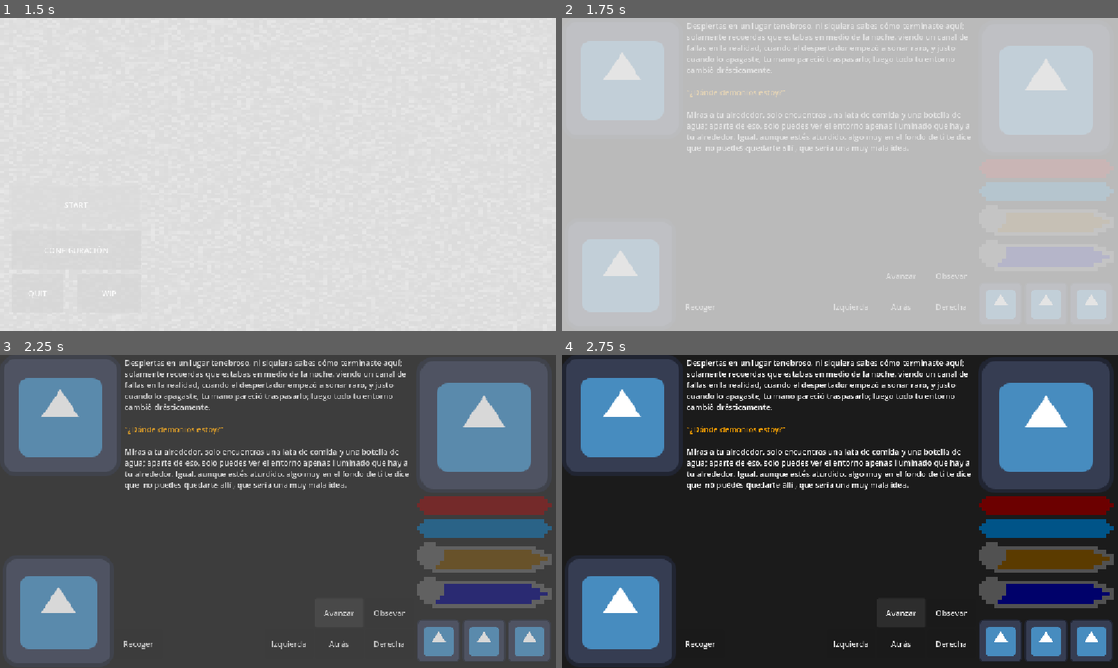
Above: before the commit, frames 1-4 (two rows, left to right).
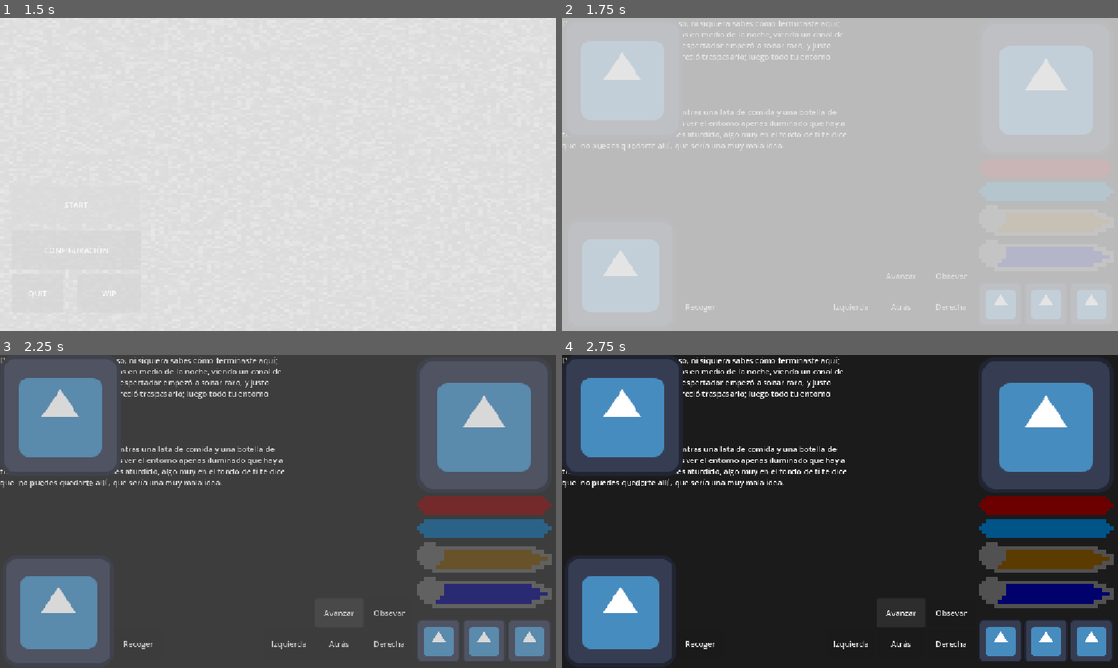
Above: after the commit, the same moments.

Repository: Unnamed-001/liminal-space
Game: Godot game, scene res://Escenas/Inicio.tscn
The game is run twice, just before and just after one commit, with the same random seed, the same clock (stepped at 60 frames per second) and the same inputs. The engine's default icon, where the game draws it, is replaced by a stand-in: a white triangle on a blue panel in a dark square.
Inputs:
- Up to frame 1 (1.5 s): click "START" at 0.5 s; click "START" at 1.25 s
- Up to frame 2 (1.75 s): no input
- Up to frame 3 (2.25 s): click "Avanzar" at 2 s
- Up to frame 4 (2.75 s): no input

Frame 1 is identical in both runs. In frame 2, 3.1% of the frame differs, in the area x 0-74%, y 0-44%; in frame 3, 4.9%; in frame 4, 5.2%.
Error after the commit: Trying to return an array of type "Array" where expected return type is "Array[MonsterDB]". (res://Scripts/Vault.gd:108)

Commit message:
un poco de actualizaciones a la fuente

Diff:
--- a/Escenas/MainGame.tscn
+++ b/Escenas/MainGame.tscn
@@ -27,10 +27,9 @@
 
 [node name="stage" type="RichTextLabel" parent="." unique_id=1361304489]
 layout_mode = 0
-offset_left = 258.0
-offset_top = 4.0
-offset_right = 864.0
-offset_bottom = 422.0
+offset_top = -1.0
+offset_right = 606.0
+offset_bottom = 417.0
 bbcode_enabled = true
 text = "text text text text text text text text text text text text text text text text text text text text text text t …(1420 unchanged characters)…
 scroll_following = true
--- a/Scripts/GameMaster.gd
+++ b/Scripts/GameMaster.gd
@@ -1,7 +1,8 @@
 extends Node
 class_name GM
 
-enum special_case { DANGER_ZONE, RESTRICTED_AREA, DRAINING_AREA, POISION_AREA }
+
+enum special_case { DANGER_ZONE, RESTRICTED_AREA, DRAINING_AREA, POISON_AREA }
 
 signal ai_response(generated_text: String)
 
@@ -55,11 +56,39 @@
 		availableAI = false
 		print("¿Que es la IA? (Error de código: ", response_code, ")")
 
-func send_to_ai(action: String, last_location: String) -> void:
+# Actualiza la firma para recibir el turno actual
+func send_to_ai(action: String, last_location: String, current_turn: int = 0) -> void:
 	var headers = ["Content-Type: application/json"]
 
-	# Combinamos el context dentro del rol 'system' para que la API no colapse
-	var context_prompt = system_prompt + " Ultimo escenario del jugador: " + last_location
+	# Extraemos los nombres de los enemigos disponibles en el idioma del juego
+	var enemy_names = []
+	var lang = config["lang"]
+	for enemy in available_enemies:
+		if enemy.entity_name.has(lang):
+			enemy_names.append(enemy.entity_name[lang])
+		else:
+			enemy_names.append(enemy.entity_name.values()[0]) # Fallback
+
+	# Evaluamos la tensión para que la IA sepa si debe atacar ya
+	var tension = "Baja. Mantén la calma, solo genera paranoia."
+	if current_turn >= 3: tension = "Alta. Empieza a sugerir peligro inminente."
+	if current_turn >= 5: tension = "Crítica. DEBES sugerir un combate AHORA."
+
+	# El Modo Director
+	var director_prompt = """
+	INSTRUCCIÓN DE DIRECTOR:
+	Tensión actual del jugador: %s
+	Enemigos permitidos en esta zona (Máximo %d): %s.
+
+	TU RESPUESTA DEBE SER ESTRICTAMENTE UN JSON VÁLIDO CON ESTA ESTRUCTURA EXACTA:
+	{
+		"narrativa": "Tu descripción visceral del entorno y la respuesta a la acción...",
+		"combate_sugerido": true o false,
+		"enemigos_elegidos": ["Nombre enemigo 1"]
+	}
+	""" % [tension, max_enemies, ", ".join(enemy_names)]
+
+	var context_prompt = system_prompt + "\n" + director_prompt + "\nUltimo escenario: " + last_location
 
 	var body = {
 		"messages": [
@@ -71,7 +100,7 @@
 	}
 	var json_body = JSON.stringify(body)
 	http.request(url, headers, HTTPClient.METHOD_POST, json_body)
-	print("SENDING REQUEST TO AI...")
+	print("SENDING REQUEST TO AI WITH TENSION LEVEL: ", current_turn)
 
 @warning_ignore("unused_parameter")
 func receive_from_ai(result: int, response_code: int, headers: PackedStringArray, body: PackedByteArray) -> void:
@@ -101,6 +130,7 @@
 	"strength": 10.0,
 	"psique": 100.0
 }
+var aspect: Dictionary = {}
 
 func _player_action():
 	max_enemies = max(2, max_enemies)
@@ -109,5 +139,46 @@
 
 #region --Codice de escenarios--
 func update_enemies_from_context(stage: StageDB) -> void:
-	pass
+	var monsters = Vault.monsters
+	available_enemies.clear()
+
+	if monsters.is_empty(): return
+
+	var valid_pool: Array[MonsterDB] = []
+	var valid_pool_stable: Dictionary = {} # ¡Gran idea para el futuro!
+
+	for monster in monsters:
+		if stage.id_zone in monster.spawn_zones:
+			if stats["level"] >= monster.min_level:
+				# Agregamos al diccionario y al array correctamente
+				valid_pool_stable[monster] = monster.probability
+				valid_pool.append(monster)
+
+	if valid_pool.is_empty():
+		print("No hay monstruos compatibles en esta zona o tu nivel es muy bajo: ", stage.id_zone)
+		return
+
+	valid_pool.shuffle()
+
+	# --- EL CÁLCULO MATEMÁTICO BLINDADO ---
+	# 1. Evitamos división por cero asegurando que strength sea al menos 1.0
+	var fuerza_real = max(stats["strength"], 1.0)
+
+	# 2. Tu fórmula dinámica (Nivel + (Resistencia / Fuerza))
+	var factor_dificultad = int(stats["level"] + (stats["endurance"] / fuerza_real))
+
+	# 3. Definimos un mínimo de 1 enemigo, y el máximo es el factor de dificultad
+	var max_posible = max(1, factor_dificultad)
+
+	# 4. Tiramos los dados entre 1 y el máximo posible
+	var tirada_rng = randi_range(1, max_posible)
+
+	# 5. EL SALVAVIDAS: Nos aseguramos de nunca pedir más monstruos de los que realmente existen en el pool
+	var limit = min(tirada_rng, valid_pool.size())
+
+	# Asignamos al presupuesto final de la IA
+	for i in range(limit):
+		available_enemies.append(valid_pool[i])
+
+	print("Presupuesto de IA cargado con ", limit, " entidades.")
 #endregion
--- a/Scripts/Recurso_escenario.gd
+++ b/Scripts/Recurso_escenario.gd
@@ -5,7 +5,7 @@
 @export var title: String = "TITLE"
 @export var id_zone: int = 0
 @export var special_event: Dictionary[GameMaster.special_case, float] = {}
-@export var difficulty: int = 0 # 0 bajo, 10 extremo
+@export_range(0, 10, 1) var difficulty: int = 0 # 0 bajo, 10 extremo
 @export_multiline() var context: String = "CONTEXTO IA"
 @export_multiline() var escenario_es_cl = ""
 @export_multiline() var escenario_en_us = ""
--- a/Scripts/Recurso_monstruo.gd
+++ b/Scripts/Recurso_monstruo.gd
@@ -2,8 +2,13 @@
 class_name MonsterDB
 
 @export_category("Identificación")
-@export var entity_name: Dictionary = {"ES_MX": "Entidad Desconocida"}
+@export var entity_name: Dictionary = {"ES_CL": "Entidad Desconocida"}
 @export_range(1, 100, 1.0, "or_greater") var id_entity: int = 1
+@export_group("Dificultad, aparición y nivel")
+@export_range(0, 10, 1.0) var difficulty: int = 0
+@export var spawn_zones: Array[int] = [0]
+@export_range(0.01, 100) var probability: float = 100.0
+@export var min_level: int = 0
 
 @export_category("Stats")
 @export var life: int = 100
--- a/Scripts/Vault.gd
+++ b/Scripts/Vault.gd
@@ -1,7 +1,10 @@
 extends Node
 class_name Storage
 
+const RES_MONS_PATH = "res://Recursos/Monstruos/"
 const SAVE_PATH = "user://Breach_failure.json"
+
+var monsters: Array[MonsterDB]
 
 var context: Dictionary = {
 	"player": {
@@ -24,6 +27,9 @@
 	"current_stage_path": "res://Recursos/Escenarios/start.tres",
 	"precharged_stage": [StageDB]
 }
+
+func _ready() -> void:
+	monsters = loads_monsters(RES_MONS_PATH)
 
 func _save_in_disk() -> void:
 	_sync_with_gm()
@@ -85,3 +91,18 @@
 	GameMaster.stats["endurance"]  = context["player"]["stats"]["endurance"]
 	GameMaster.stats["strength"]   = context["player"]["stats"]["strength"]
 	GameMaster.stats["psique"]     = context["player"]["stats"]["psique"]
+
+func loads_monsters(path: String) -> Array[MonsterDB]:
+	var dir = DirAccess.open(path); var m := []
+	if dir:
+		dir.list_dir_begin()
+		var filename = dir.get_next()
+		while filename != "":
+			if not dir.current_is_dir() and filename.ends_with(".tres"):
+				var monster = load(path + filename) as MonsterDB
+				if monster:
+					m.append(monster)
+			filename = dir.get_next()
+		print("Base de datos cargada: ", monsters.size(), " entidades.")
+
+	return m
--- a/Scripts/main_game.gd
+++ b/Scripts/main_game.gd
@@ -29,7 +29,7 @@
 func _prepare_buttons():
 	for btn in grid.get_children():
 		var my_id = btn.get_meta("id")
-		print(str(my_id))
+		# print(str(my_id))
 		if not btn.pressed.is_connected(pressed_button):
 			btn.pressed.connect(pressed_button.bind(my_id))
 
@@ -59,48 +59,45 @@
 	update_status()
 
 func generar_escenario_ia(texto_ia: String) -> void:
-	# 1. Creamos un escenario fantasma en la memoria RAM
-	var nuevo_escenario = StageDB.new()
-
-	# Usamos el idioma dinámico que programamos antes (asumiendo que usas "ES_CL")
-	var idioma_actual = GameMaster.config["Lang"] if GameMaster.get("config") else "ES_CL"
-	nuevo_escenario.set("escenario_" + idioma_actual.to_lower(), texto_ia)
-	# (Nota: O simplemente puedes asignar directo si no usas la función dinámica: nuevo_escenario.escenario_es_cl = texto_ia)
-
-	# 2. Aumentamos el contador de locura
-	turn += 1
-	print("Profundidad de la falla: ", turn, "/", max_turns)
-
-	if turn >= max_turns:
-		# --- SALVAVIDAS ACTIVADO (Forzar regreso a Ruta Estable) ---
-		nuevo_escenario.context = "El jugador ha encontrado una anomalía estable."
-
-		# Le damos solo UNA opción que lo arrastrará de vuelta a tus mecánicas reales
-		nuevo_escenario.actions = {
-			1: {idioma_actual: "Entrar por la Puerta Blindada (Combate inminente)"}
+	var json = JSON.parse_string(texto_ia)
+	if typeof(json) != TYPE_DICTIONARY or not json.has("narrativa"):
+		print("Error: La IA no devolvió un formato JSON válido. Usando texto crudo.")
+		json = {
+			"narrativa": texto_ia, # Usamos todo el texto como fallback
+			"combate_sugerido": false,
+			"enemigos_elegidos": []
 		}
 
-		# Aquí conectas físicamente el botón a uno de tus Datapacks reales de combate
-		nuevo_escenario.connected_stages = {
-			1: "res://Recursos/Escenarios/Combate_Monstruo_Base.tres"
+	var new_stage = StageDB.new()
+	var current_lang = GameMaster.config["Lang"] if GameMaster.get("config") else "ES_CL"
+	new_stage.set("escenario_" + current_lang.to_lower(), json["narrativa"])
+
+	turn += 1
+	print("Profundidad de la falla: ", turn)
+
+	if json["combate_sugerido"] == true:
+		var a = json["enemigos_elegidos"].size()
+		print("LA IA TE QUIERE MUERTO", json["enemigos_elegidos"])
+
+		new_stage.context = "El jugador ha sido emboscado por %s entidades. El combate es inminente." % a
+
+		new_stage.actions = {
+			18: {"ES_CL": "¡LUCHA!"}
 		}
 
+		new_stage.connected_with = {
+			18: load("res://Recursos/Escenarios/start.tres")
+		}
+
+		turn = 0
 	else:
-		# --- CONTINÚA LA LOCURA ---
-		nuevo_escenario.context = "El jugador sigue vagando por pasillos procedurales. Mantén la tensión."
+		new_stage.context = "El jugador sigue por el sendero" # Falta conexto desarrollado
 
-		# Generamos botones "falsos" que no tienen conexión, lo que forzará
-		# a la función pressed_button a volver a llamar a la IA al hacer clic.
-		nuevo_escenario.actions = {
-			1: {idioma_actual: "Correr recto hacia la oscuridad"},
-			2: {idioma_actual: "Revisar la extraña puerta de la izquierda"}
+		new_stage.actions = {
+			1: {"ES_CL": "NADA"} # La IA debería de poder hacer esto
 		}
-		# NO llenamos "connected_stages", así el ciclo inestable continúa.
-
-	# 3. Sobrescribimos el escenario en pantalla y encendemos los botones
-	current_stage = nuevo_escenario
+	current_stage = new_stage
 	update_stage(current_stage)
-# Falta desarrollo profundo
 #endregion
 
 #region --Input Func--
